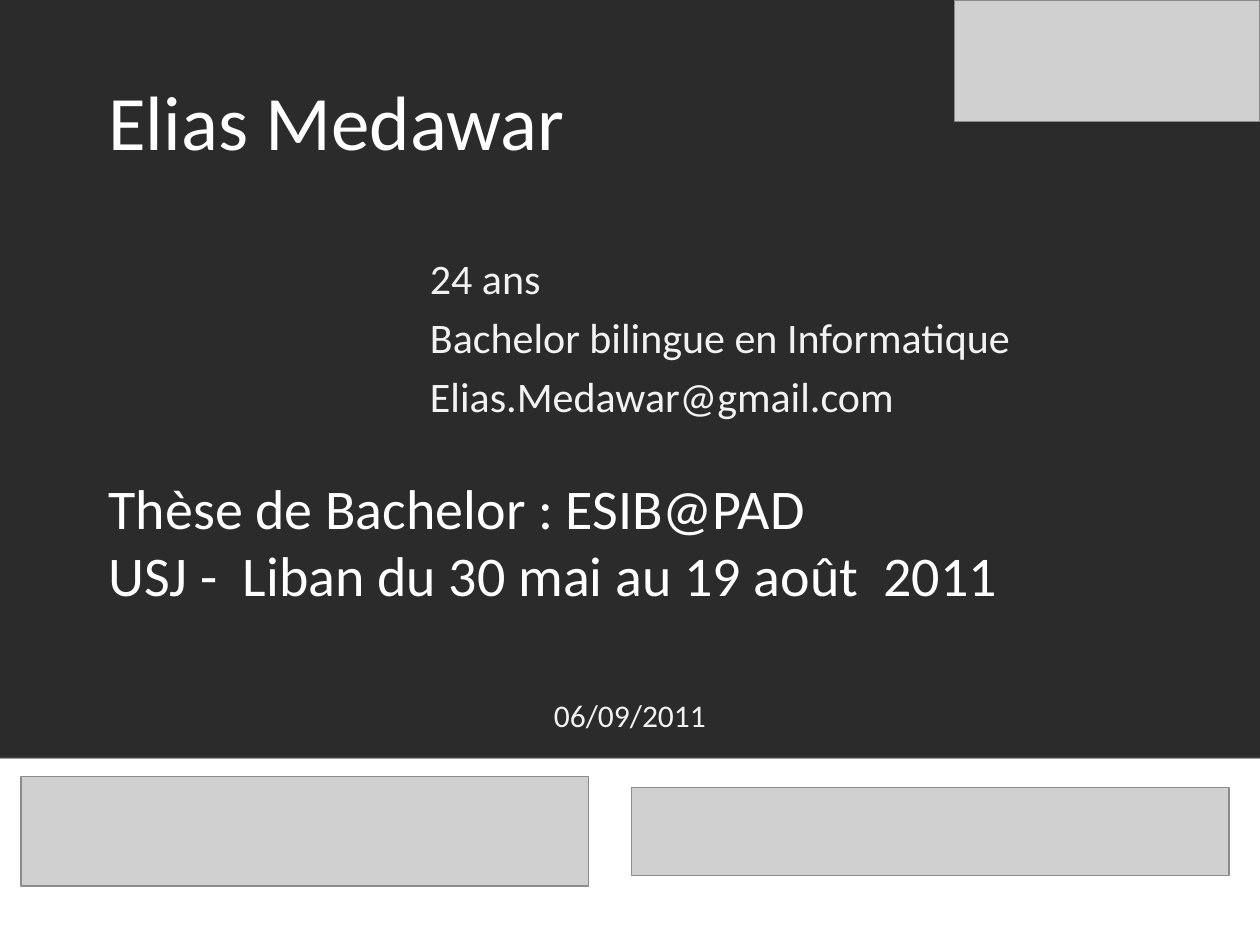
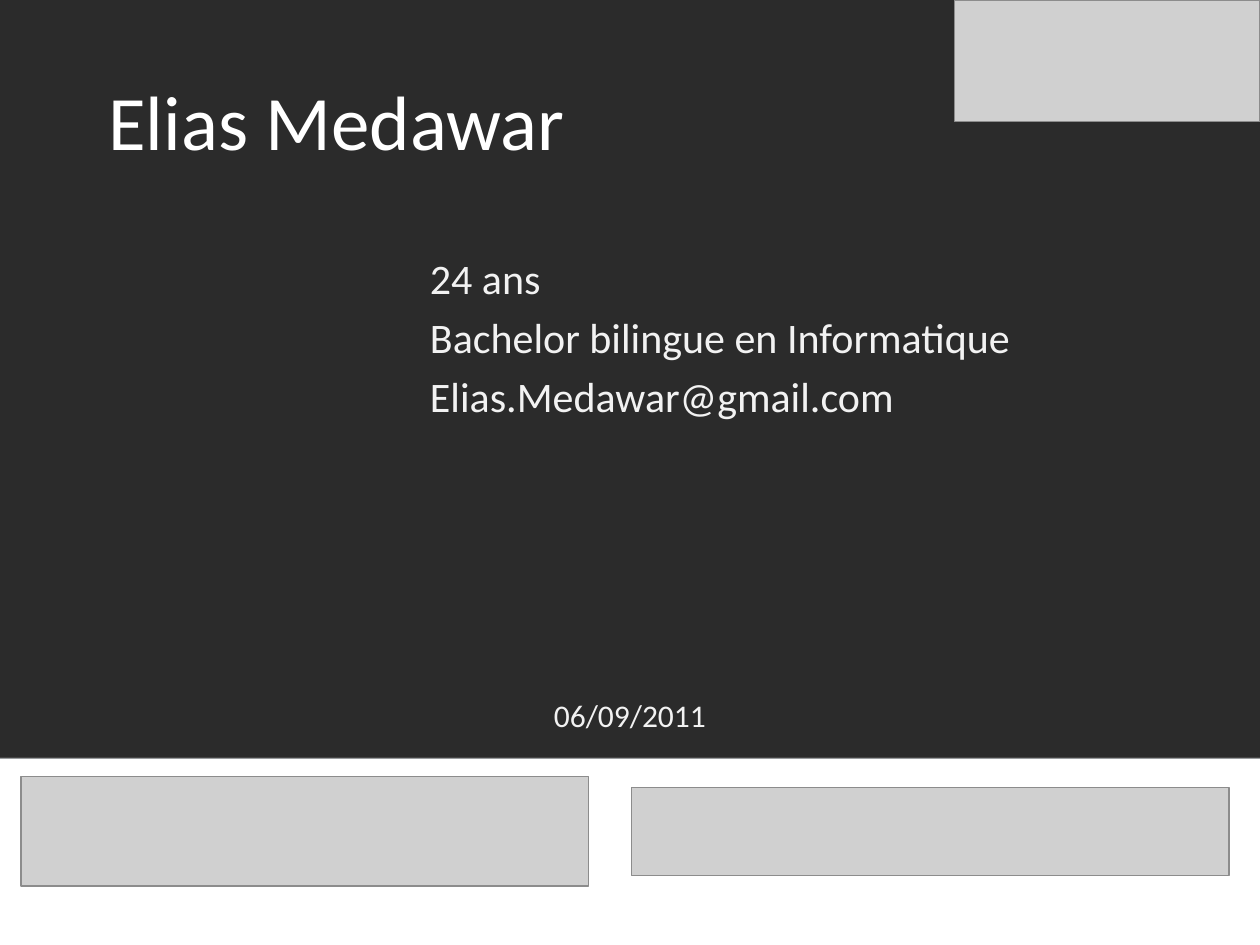
Before and after one commit to ghislaine009/ESIB_PAD, a slide deck: slide 2 of Documentation/Annexes/I_Presentation/Presntation.pptx. Drawn at 1260x945 pixels with LibreOffice and Linux fonts; fonts in the diff are those of the drawing; grey boxes stand for pictures; background and template pictures are left out; a plain dark background stands for a picture behind light text. Boxes give left, top, right and bottom in pixels: in the first picture for what was removed or moved away, otherwise in the second. Text is boxed around its words. In the diff, an @@ line names an element or a change of style, - is before the commit and + after.

```diff
--- a/Documentation/Annexes/I_Presentation/Presntation.pptx
+++ b/Documentation/Annexes/I_Presentation/Presntation.pptx
@@ text removed at [109, 490, 998, 597] @@
-Thèse de Bachelor : ESIB@PAD
-USJ - Liban du 30 mai au 19 août 2011
```
Also in this commit, not shown: 3 other slides changed.
